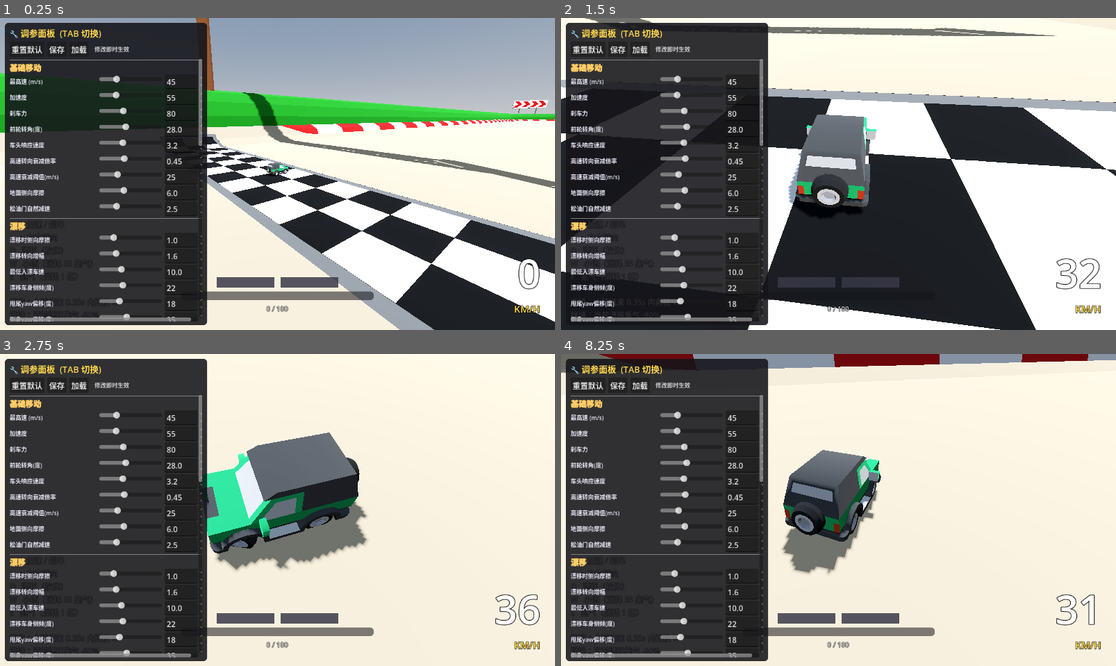
Above: before the commit, frames 1-4 (two rows, left to right).
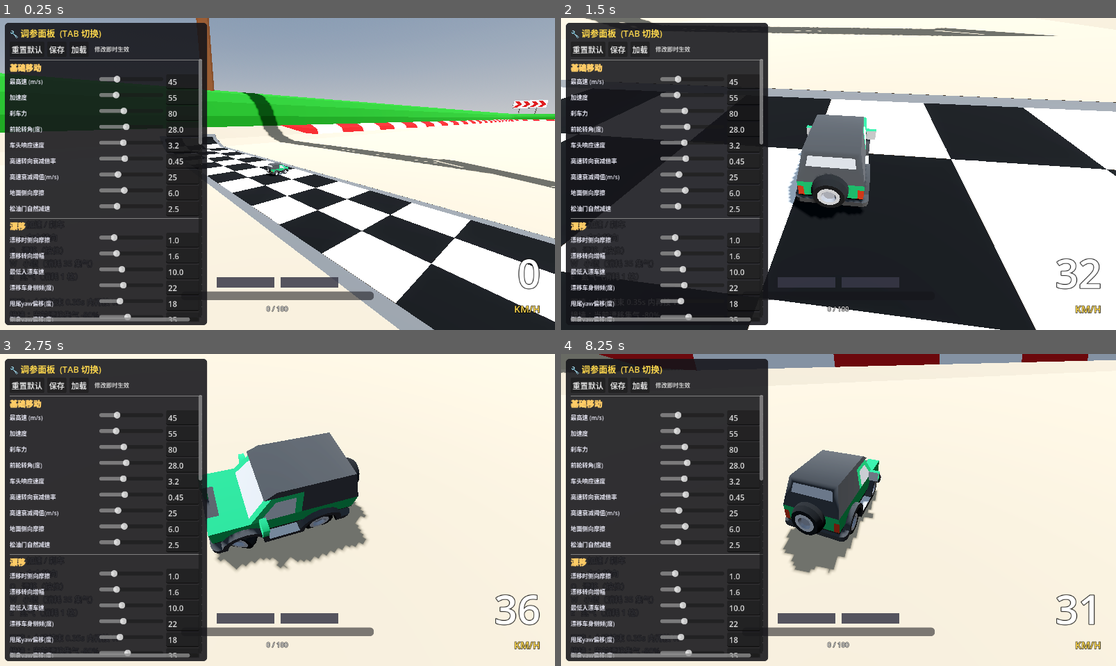
Above: after the commit, the same moments.

Repository: go1drm/speed-racer-3c
Game: Godot game, scene res://track.tscn
Same seed, same stepped clock (60 frames per second), same inputs: the game is played once before the commit and once after it.
Inputs:
- Up to frame 1 (0.25 s): no input
- Up to frame 2 (1.5 s): tap Enter at 0.5 s; hold Right (steer_right) 0.53-1.28 s; tap Q (drift) at 0.6 s; hold Down (brake) from 1.28 s (still down); tap W (boost) at 1.35 s
- Up to frame 3 (2.75 s): tap Q (drift) at 1.55, 2.1 s; release Down (brake) at 2.03 s; hold Right (steer_right) from 2.03 s (still down)
- Up to frame 4 (8.25 s): release Right (steer_right) at 2.78 s; hold Up (accelerate) 2.78-3.53 s; tap E (nitro) at 2.85, 7.35 s; tap Q (drift) at 3.05, 3.8, 4.55, 5.1, 6.05, 6.6, 7.55 s; hold Left (steer_left) 3.53-5.03 s; tap Tab at 3.6, 8.1 s; tap R at 4.35 s; hold Down (brake) 5.03-5.78 s; hold Right (steer_right) 5.78-6.53 s; tap W (boost) at 5.85 s; hold Up (accelerate) 6.53-7.28 s; hold Right (steer_right) 7.28-8.03 s; hold Down (brake) from 8.03 s (still down)

The runs differ from the first frame. In frame 1, 0.6% of the frame differs, in the area x 19-37%, y 18-98%; in frame 2, 0.6%; in frame 3, 0.6%; in frame 4, 0.6%.

Commit message:
feat(fx): 高质量胎印贴图 / 仅后轮留印 / 尺寸匹配真实轮胎

Diff:
--- a/DriftFX.gd
+++ b/DriftFX.gd
@@ -8,8 +8,10 @@
 @export var permanent_marks: bool = true            ## 永久胎印(不会淡出/不会被回收)
 @export var tire_mark_lifetime: float = 6.0         ## 非永久模式下的胎印寿命
 @export var tire_mark_interval: float = 0.025       ## 放置间隔(秒)
-@export var tire_mark_size: Vector2 = Vector2(0.45, 0.7)
-@export var tire_mark_max: int = 1500               ## 上限(防爆显存; 永久模式下也兜底)
+@export var tire_mark_size: Vector2 = Vector2(0.18, 0.35)  ## 胎印宽×长(米)
+@export var tire_mark_max: int = 1500               ## 上限(防爆显存)
+@export var tire_mark_only_rear: bool = true        ## 只有后轮才留胎印
+@export var tire_mark_texture: Texture2D = preload("res://assets/fx/tire_mark.png")
 
 # ---------------- 轮胎发光 ----------------
 @export_group("Wheel Glow")
@@ -40,10 +42,15 @@
 	_shared_mark_mesh.size = tire_mark_size
 
 	_shared_mark_mat = StandardMaterial3D.new()
-	_shared_mark_mat.albedo_color = Color(0.05, 0.05, 0.05, 0.95)
+	# 用生成的贴图作为 albedo, 自带透明通道
+	if tire_mark_texture:
+		_shared_mark_mat.albedo_texture = tire_mark_texture
+	_shared_mark_mat.albedo_color = Color(1, 1, 1, 1)
 	_shared_mark_mat.transparency = BaseMaterial3D.TRANSPARENCY_ALPHA
 	_shared_mark_mat.shading_mode = BaseMaterial3D.SHADING_MODE_UNSHADED
 	_shared_mark_mat.render_priority = 1
+	# 关闭背面剔除, 防止从下方/斜角看不到
+	_shared_mark_mat.cull_mode = BaseMaterial3D.CULL_DISABLED
 
 
 func set_car(car: RigidBody3D) -> void:
@@ -195,10 +202,16 @@
 	if _timer > 0.0:
 		return
 	_timer = tire_mark_interval
-	# 4 个轮子各放一个（前轮也漂移甩出胎印更真实）
-	for w in _wheels:
-		if w:
-			_spawn_mark_under_wheel(w)
+	# _wheels 顺序: [0]=前左, [1]=前右, [2]=后左, [3]=后右
+	# 只有后轮才留胎印（前轮一般是导向轮, 不做驱动打滑）
+	var indices_to_mark: Array
+	if tire_mark_only_rear:
+		indices_to_mark = [2, 3]
+	else:
+		indices_to_mark = [0, 1, 2, 3]
+	for i in indices_to_mark:
+		if i < _wheels.size() and _wheels[i]:
+			_spawn_mark_under_wheel(_wheels[i])
 
 
 func _update_mark_fadeout(delta: float) -> void:
@@ -231,7 +244,11 @@
 
 	var m := MeshInstance3D.new()
 	m.mesh = _shared_mark_mesh
-	m.material_override = _shared_mark_mat.duplicate()
+	# 永久模式下共享同一个材质 (省显存); 非永久模式需要 duplicate 才能独立淡出 alpha
+	if permanent_marks:
+		m.material_override = _shared_mark_mat
+	else:
+		m.material_override = _shared_mark_mat.duplicate()
 	m.cast_shadow = GeometryInstance3D.SHADOW_CASTING_SETTING_OFF
 
 	# 由于 QuadMesh 已设为 FACE_Y(平躺), 默认就在 XZ 平面上
--- a/Tuner.gd
+++ b/Tuner.gd
@@ -63,6 +63,7 @@
 # 漂移特效相关参数（独立放, 因为目标对象是 DriftFX 不是 car）
 const FX_PARAMS := [
 	["permanent_marks",           "胎印永久(0=会淡出 1=永久)", 0, 1, 1],
+	["tire_mark_only_rear",       "只有后轮留胎印(0=四轮 1=仅后轮)", 0, 1, 1],
 	["tire_mark_lifetime",        "胎印淡出时长(秒)",          1.0,  30.0, 0.5],
 	["tire_mark_interval",        "胎印放置间隔(秒)",          0.01, 0.2,  0.005],
 	["glow_energy",               "轮胎发光强度",              0.0,  20.0, 0.5],
Binary file added: assets/fx/tire_mark.png
Not shown, added: assets/fx/tire_mark.png.import
